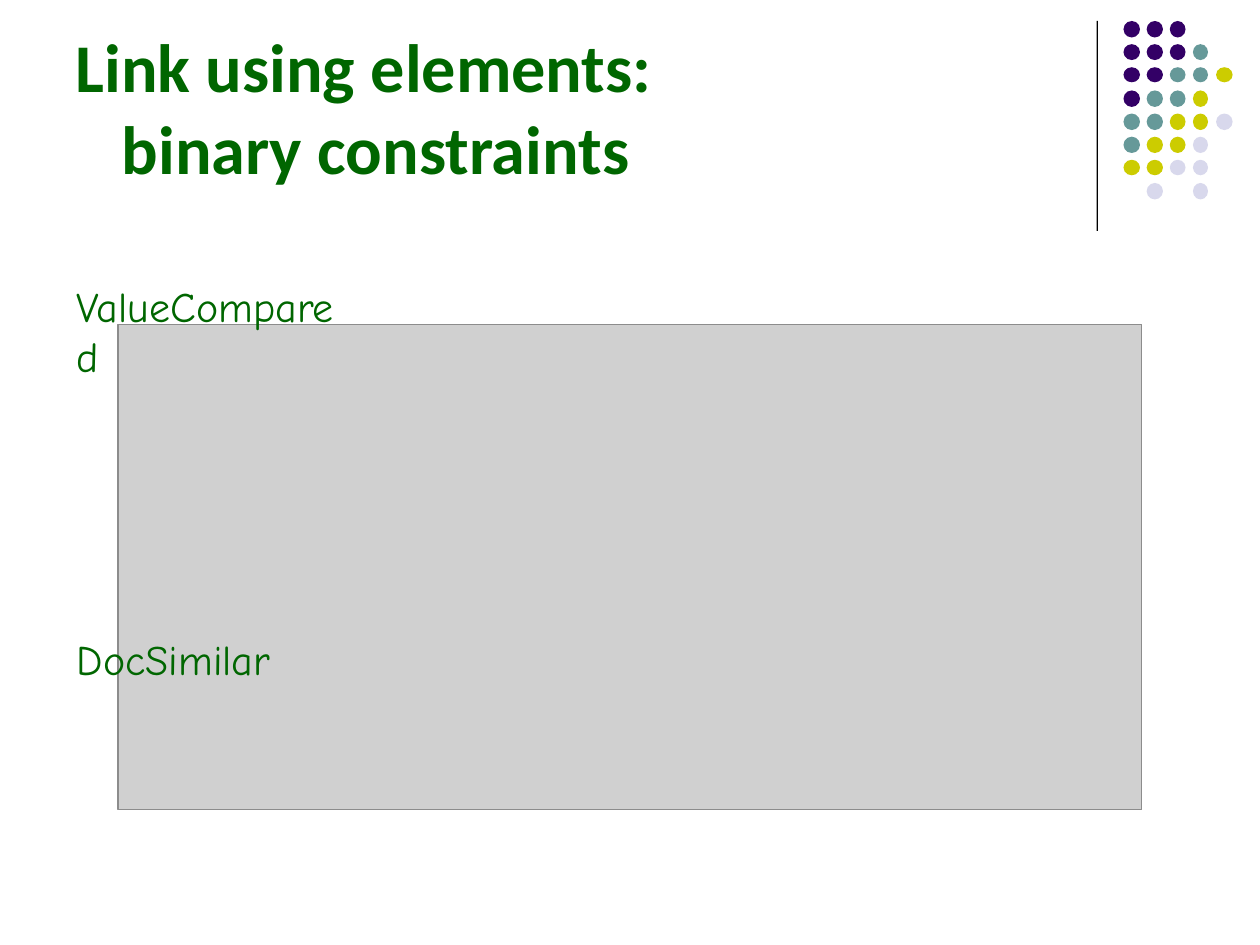
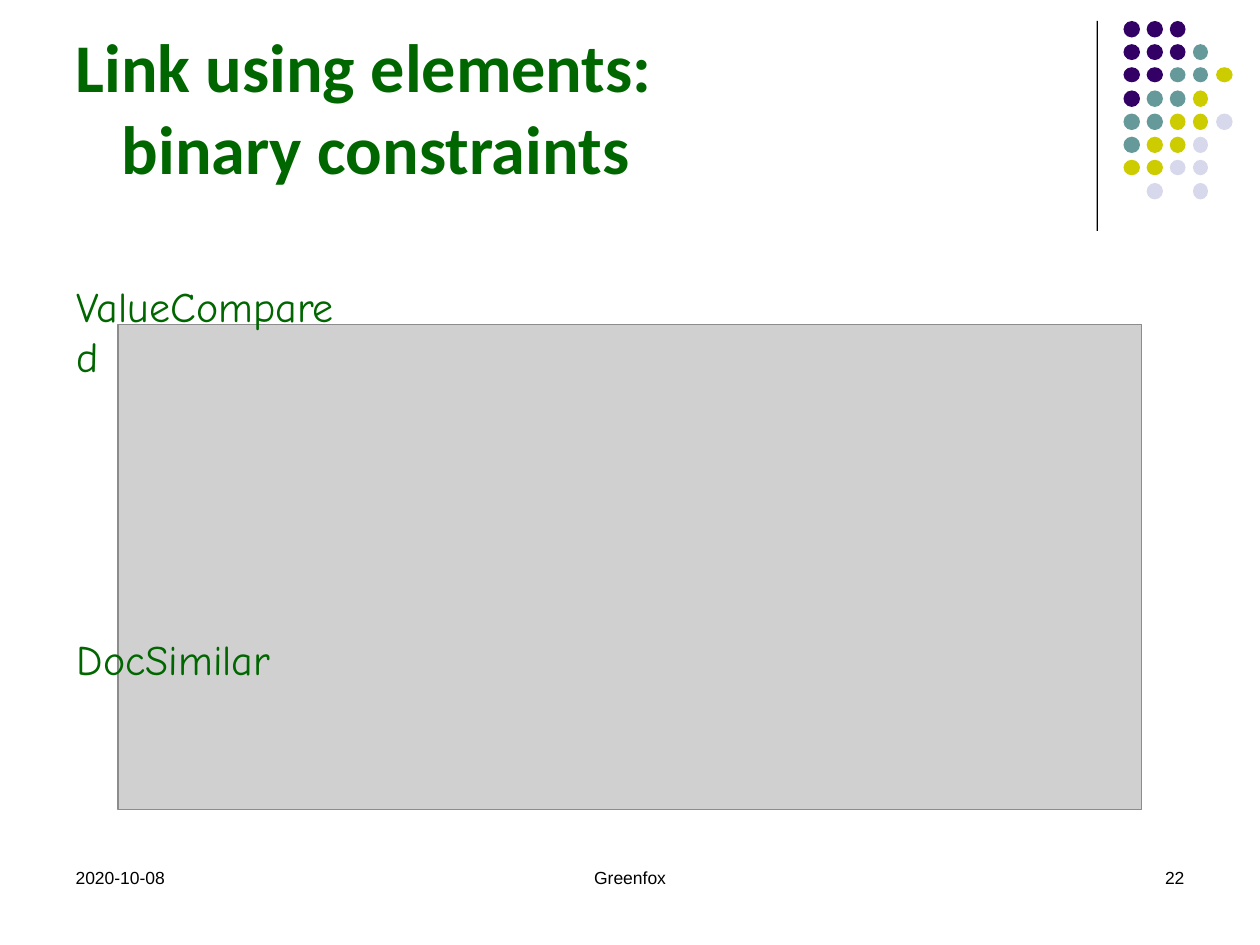
Before and after one commit to hrennau/greenfox, a slide deck: slide 22 of declarative-amsterdam-2020/an-introduction-to-greenfox/an-introduction-to-greenfox.pptx. Drawn at 1260x945 pixels with LibreOffice and Linux fonts; fonts in the diff are those of the drawing; grey boxes stand for pictures. Boxes give left, top, right and bottom in pixels: in the first picture for what was removed or moved away, otherwise in the second. Text is boxed around its words. In the diff, an @@ line names an element or a change of style, - is before the commit and + after.

```diff
--- a/declarative-amsterdam-2020/an-introduction-to-greenfox/an-introduction-to-greenfox.pptx
+++ b/declarative-amsterdam-2020/an-introduction-to-greenfox/an-introduction-to-greenfox.pptx
@@ text added at (76, 871, 165, 884), 10 pt, text #000000 @@
+2020-10-08
@@ text added at (594, 871, 666, 884), 10 pt, text #000000 @@
+Greenfox
@@ page number added at (1165, 871, 1184, 884), 10 pt, text #000000 @@
+22
```
Also in this commit, not shown: 7 other slides changed, 1 slide added.
